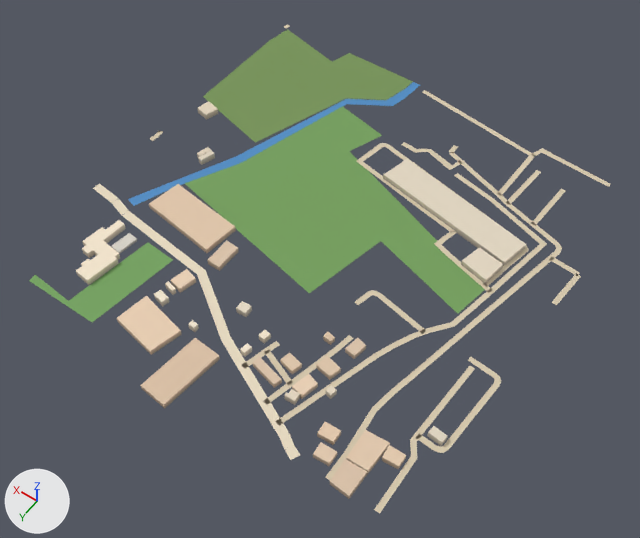
An edit to the glTF model public/assets/bengaluru-region-v1/tiles/t15_16-l1.glb, drawn before and after from the same camera.
Rendered twice from a 50 mm camera at (7390.0, 8779.0, 736.0) aimed at (7735.0, 8296.0, -23.0). Every picture has the same lights, and +X, +Y and +Z are marked at lower left. The picture after the commit comes second.

In view in the first picture: 'building', 'ground', 'water'.
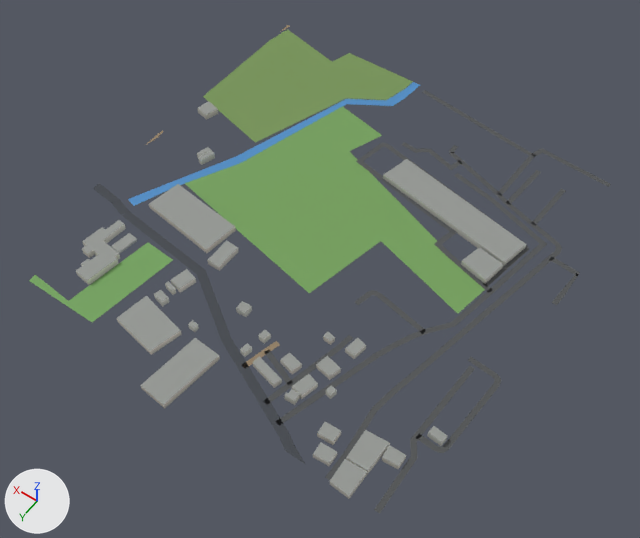
Diff of the bpy script that builds the scene:
```diff
--- a/public/assets/bengaluru-region-v1/tiles/t15_16-l1.glb.py
+++ b/public/assets/bengaluru-region-v1/tiles/t15_16-l1.glb.py
@@ me_building @@
-me_building.from_pydata(...)  # 330 vertices, 425 faces; spans x 15.0..486.0, y 127.0..531.0, z 0.0..8.0
+me_building.from_pydata(...)  # 330 vertices, 520 faces; spans x 15.0..486.0, y 127.0..531.0, z 0.0..8.0
+# me_building part 1: 425 kept faces spanning x 15.0..486.0, y 127.0..531.0, z 0.0..8.0 get new vertex colours
+# edits to the shape of me_building do not show in these pictures
 me_building.materials.append(mat_building)
@@ me_ground @@
 # verts and faces of me_ground; kept vertices keep their numbers, new ones are numbered from 566
-me_ground.from_pydata(...)  # 566 vertices, 608 faces; spans x -3.0..503.0, y -1.0..505.0, z 1.0
+me_ground.from_pydata(...)  # 572 vertices, 614 faces; spans x 0.0..500.0, y 0.0..500.0, z 1.0
+# me_ground part 2
+# 4 faces are deleted
+# 3 vertices in x 116.0..269.0, y 13.0..118.0, z 1.0 move by (1.0, 1.0, 0.0)
+# 13 vertices move from x -3.0..276.0, y 20.0..189.0, z 1.0 to x 0.0..275.0, y 20.0..197.0, z 1.0
+# 3 vertices are added at (0.0, 161.0, 1.0), (0.0, 164.0, 1.0), (0.0, 186.0, 1.0)
+# 7 new faces join them
+# me_ground part 3
+# 3 vertices are removed from x 27.0..115.0, y 469.0..495.0, z 1.0
+# 7 faces are deleted
+# 1 vertex moves from x 119.0, y 505.0, z 1.0 to x 105.0, y 500.0, z 1.0
+# 7 vertices are added at x 26.0..128.0, y 467.0..500.0, z 1.0
+# 11 new faces join them
+# me_ground part 4
+verts[408] = (500.0, 357.0, 1.0)  # moved, pixel (99, 183)
+verts[409] = (500.0, 367.0, 1.0)  # moved, pixel (93, 188)
+# me_ground part 5
+delete_vertices([480, 481, 483, 489])  # with the faces that use them
+verts[482] = (497.0, 252.0, 1.0)  # moved, pixel (163, 131)
+verts[485] = (500.0, 262.0, 1.0)  # moved, pixel (155, 135)
+verts[487] = (500.0, 270.0, 1.0)  # moved, pixel (151, 139)
+verts[488] = (500.0, 281.0, 1.0)  # moved, pixel (144, 145)
+verts[578] = (500.0, 249.0, 1.0)  # pixel (162, 129)
+verts[579] = (500.0, 253.0, 1.0)  # pixel (160, 131)
+faces += [(482, 578, 579), (482, 579, 485), (486, 487, 488)]
+# me_ground part 6: 287 kept faces spanning x 0.0..500.0, y 5.0..500.0, z 1.0 get new vertex colours; the middle colour goes from beige #d7c9ae to dark grey #535556
+# other edits to the shape of me_ground do not show in these pictures
 me_ground.materials.append(mat_ground)
```

Boxes (x1, y1, x2, y2) around the edits, measured in the pictures (640 x 538 px; the box of a moved part takes in the faces that stretch with it):
part 1 of me_building, recoloured
    both: (76, 101, 526, 499)
part 2 of me_ground, moved or reshaped
    before: (357, 142, 581, 305)
    after: (357, 142, 580, 305)
part 3 of me_ground, reshaped
    before: (285, 445, 417, 513)
    after: (285, 446, 417, 513)
part 4 of me_ground, moved or reshaped
    before: (93, 184, 111, 198)
    after: (93, 183, 111, 198)
part 5 of me_ground, reshaped
    before: (150, 131, 163, 141)
    after: (145, 130, 163, 145)
part 6 of me_ground, recoloured
    both: (93, 90, 611, 458)
